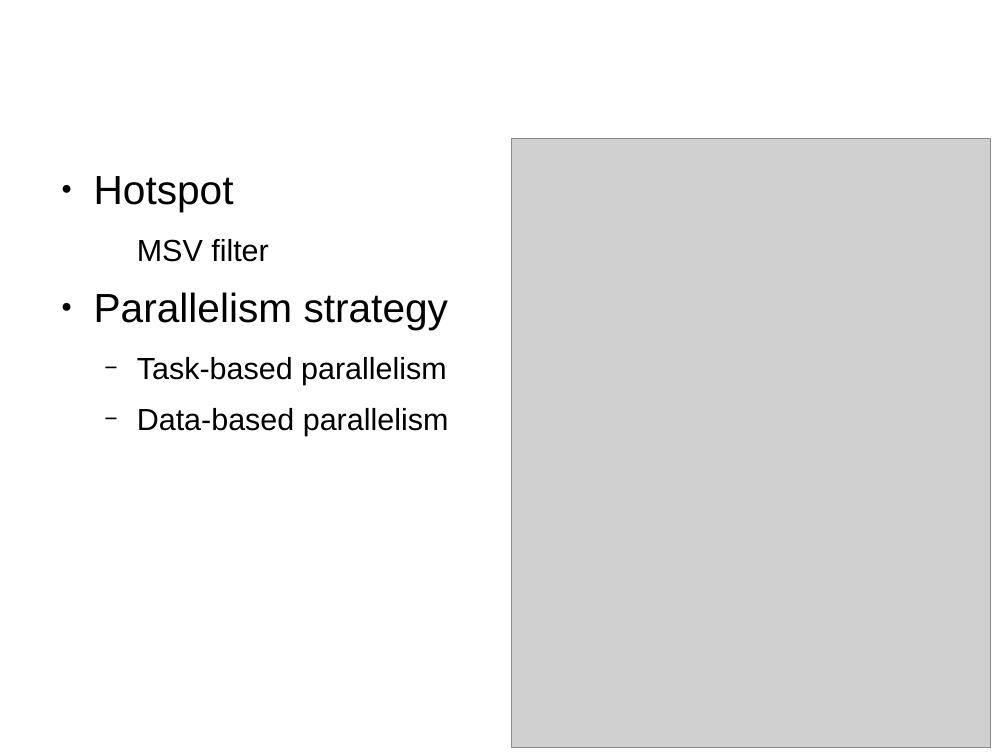
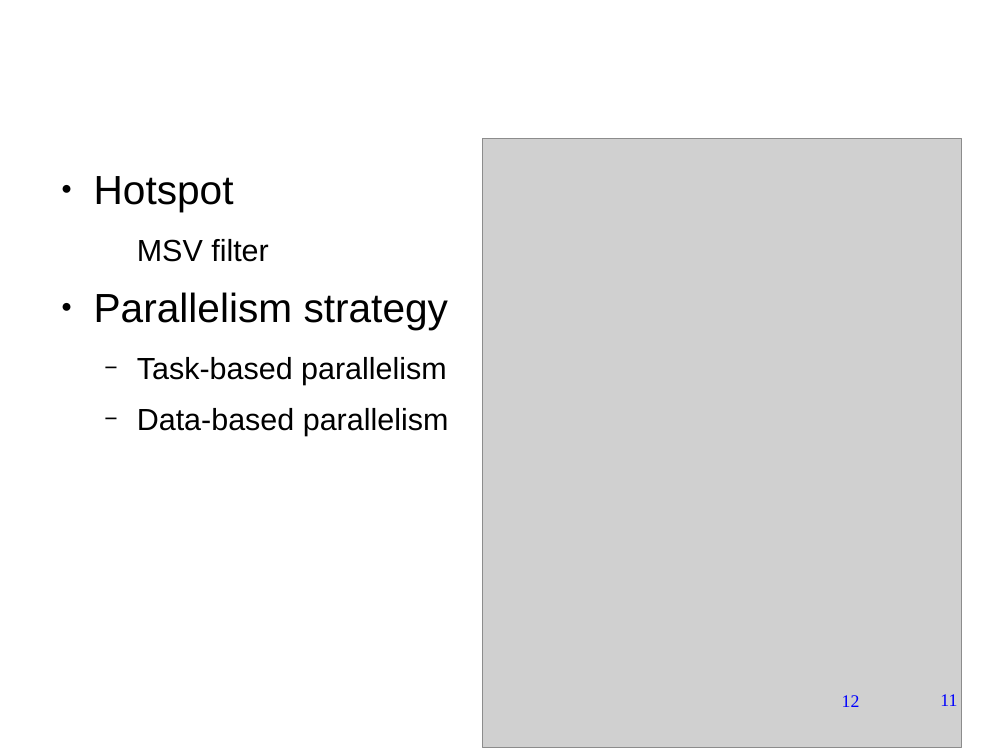
Before and after one commit to forestcheng/cudahmmsearch, a slide deck: slide 11 of thesis/thesisDefense.odp (slide 12 before the commit). Drawn at 1008x756 pixels with LibreOffice and Linux fonts; fonts in the diff are those of the drawing; grey boxes stand for pictures; background and template pictures are left out. Boxes give left, top, right and bottom in pixels: in the first picture for what was removed or moved away, otherwise in the second. Text is boxed around its words. In the diff, an @@ line names an element or a change of style, - is before the commit and + after.

```diff
--- a/thesis/thesisDefense.odp
+++ b/thesis/thesisDefense.odp
@@ picture: place and size @@
-picture at (511, 138, 991, 747)
+picture at (483, 138, 962, 747)
@@ text added at (842, 695, 860, 707), 14 pt, text #0000FF @@
+12
@@ page number added at (940, 694, 957, 706), 14 pt, text #0000FF @@
+11
```
Also in this commit, not shown: 28 other slides changed, 1 slide removed, 1 other file.
